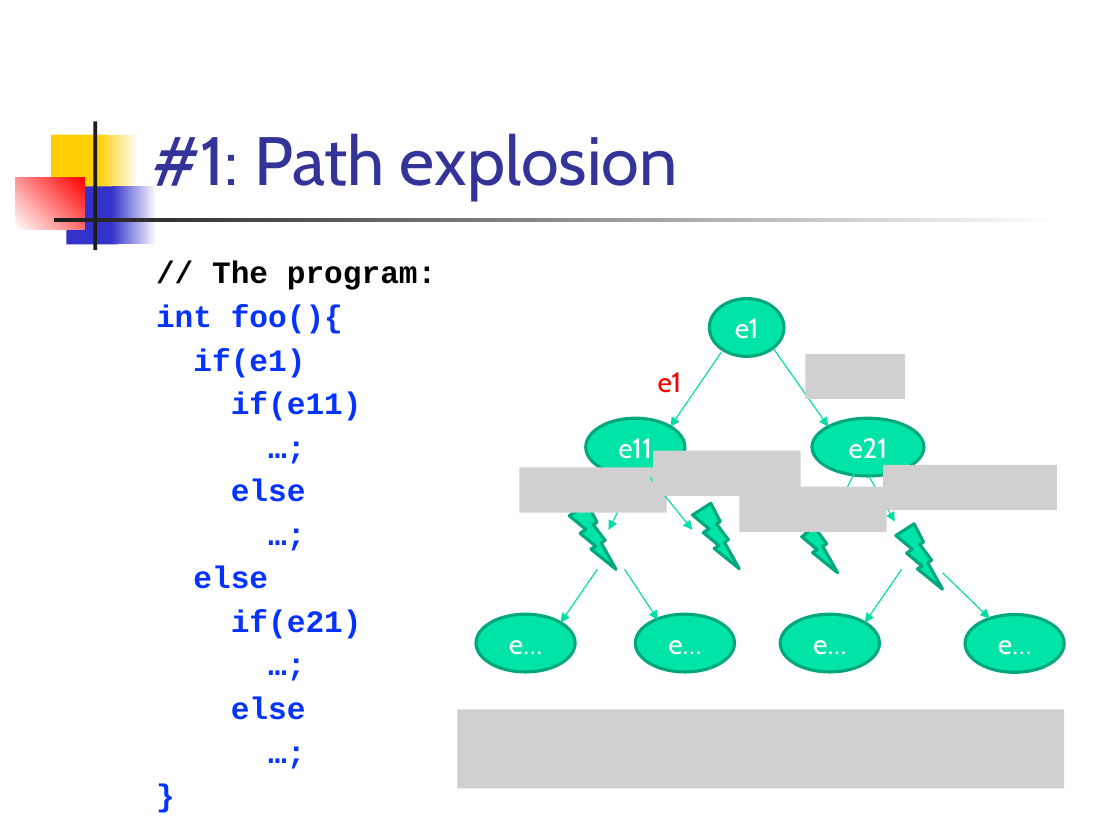
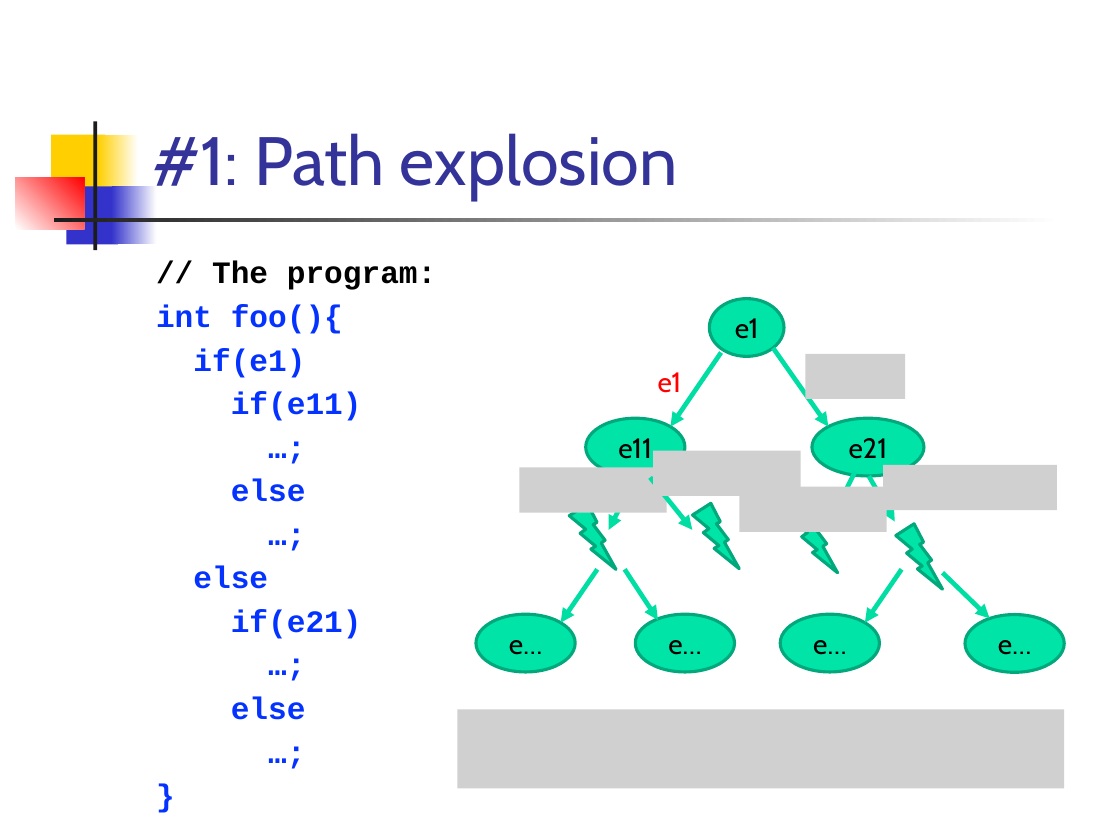
Before and after one commit to csslab-ustc/csslab-ustc.github.io, a slide deck: slide 21 of courses/theory/slides/lec17-concolic.pptx. Drawn at 1120x840 pixels with LibreOffice and Linux fonts; fonts in the diff are those of the drawing; grey boxes stand for pictures. Boxes give left, top, right and bottom in pixels: in the first picture for what was removed or moved away, otherwise in the second. Text is boxed around its words. In the diff, an @@ line names an element or a change of style, - is before the commit and + after.

```diff
--- a/courses/theory/slides/lec17-concolic.pptx
+++ b/courses/theory/slides/lec17-concolic.pptx
@@ arrow (721, 353) - (671, 427): stroke #00DFA4 0.75 pt to #00DFA4 3 pt @@
@@ arrow (773, 348) - (829, 427): stroke #00DFA4 0.75 pt to #00DFA4 3 pt @@
@@ arrow (636, 476) - (609, 530): stroke #00DFA4 0.75 pt to #00DFA4 3 pt @@
@@ arrow (650, 477) - (692, 530): stroke #00DFA4 0.75 pt to #00DFA4 3 pt @@
@@ arrow (855, 472) - (828, 525): stroke #00DFA4 0.75 pt to #00DFA4 3 pt @@
@@ arrow (869, 476) - (895, 522): stroke #00DFA4 0.75 pt to #00DFA4 3 pt @@
@@ arrow (597, 569) - (561, 623): stroke #00DFA4 0.75 pt to #00DFA4 3 pt @@
@@ arrow (625, 569) - (657, 620): stroke #00DFA4 0.75 pt to #00DFA4 3 pt @@
@@ arrow (902, 569) - (865, 623): stroke #00DFA4 0.75 pt to #00DFA4 3 pt @@
@@ arrow (943, 572) - (990, 618): stroke #00DFA4 0.75 pt to #00DFA4 3 pt @@
@@ text colour #FFFFFF to #000000 in 7 elements at box(709, 299, 784, 357), box(586, 418, 685, 476), box(812, 418, 924, 476), box(476, 614, 576, 672), box(635, 614, 735, 672), box(781, 614, 880, 672), box(965, 615, 1065, 673) @@
```
Also in this commit, not shown: 16 other slides changed, 6 other files.
